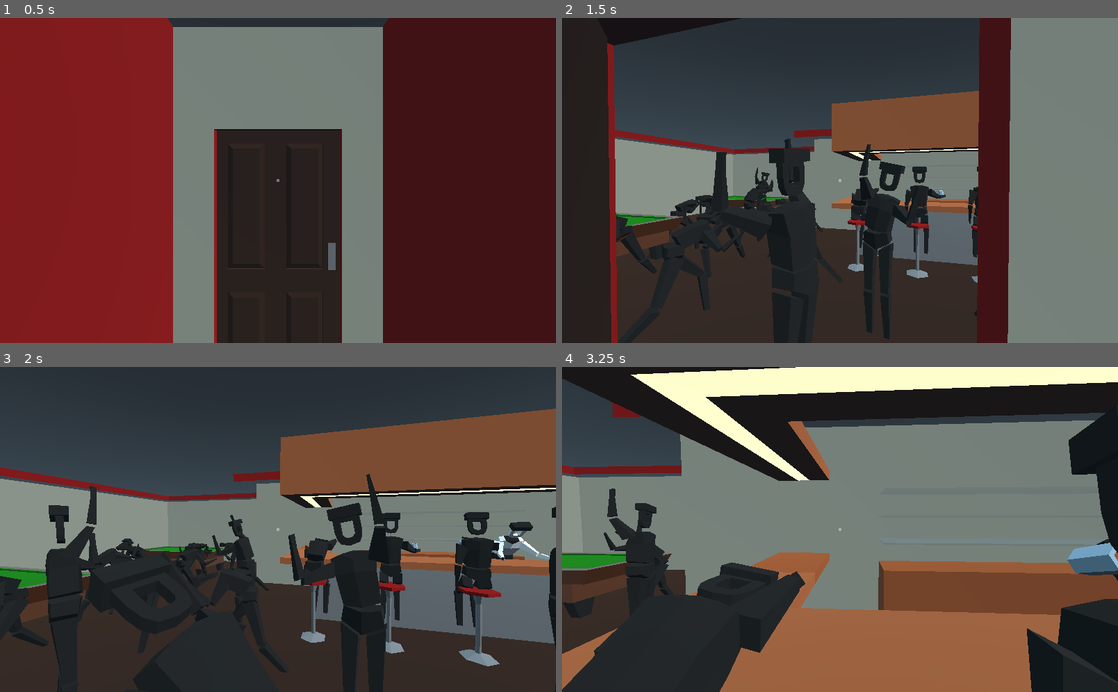
Above: before the commit, frames 1-4 (two rows, left to right).
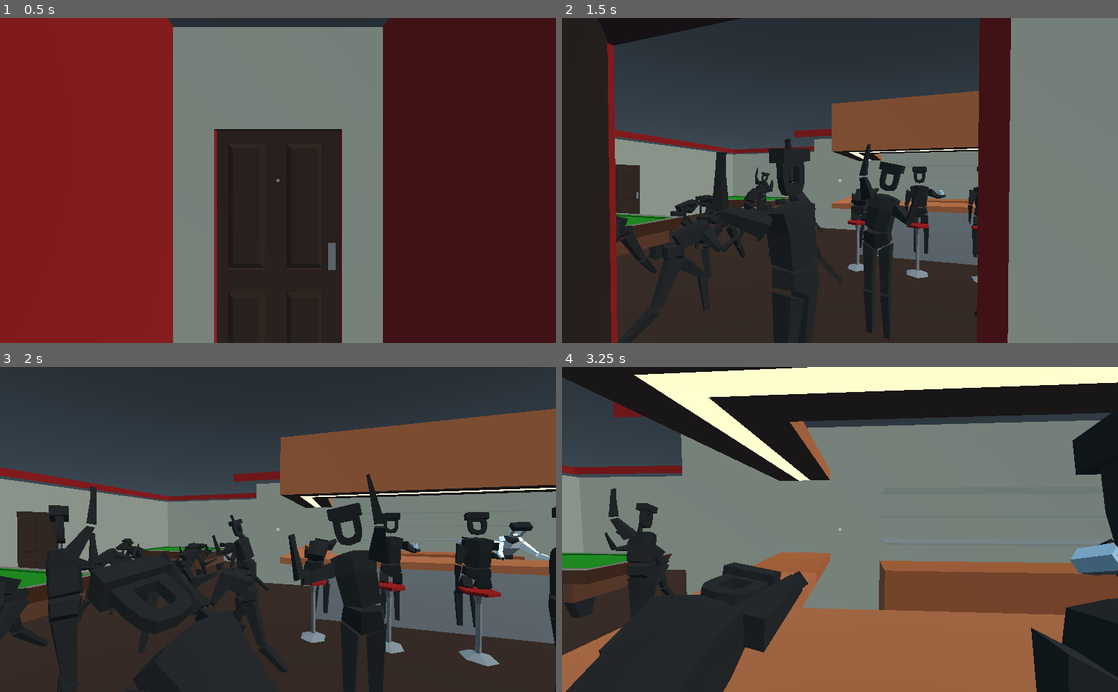
Above: after the commit, the same moments.

Repository: Eptwalabha/ld47
Game: Godot game, scene res://scenes/Game.tscn
Same seed, same stepped clock (60 frames per second), same inputs: the game is played once before the commit and once after it. Sound files missing from this copy of the repository are replaced by a short silence.
Inputs (mouse positions are in pixels of both pictures, inside the frame that each line leads up to):
- Up to frame 1 (0.5 s): no input
- Up to frame 2 (1.5 s): tap Enter at 0.5 s; move the mouse to (867, 180) at 0.52 s; hold W (move_forward) from 0.53 s (still down); tap E (context_action) at 0.6, 1.35 s; move the mouse to (812, 180) at 1.27 s
- Up to frame 3 (2 s): keep holding W (move_forward)
- Up to frame 4 (3.25 s): keep holding W (move_forward); move the mouse to (851, 523) at 2.02 s; tap E (context_action) at 2.1, 2.85 s; move the mouse to (834, 536) at 2.77 s

Frame 1 is identical in both runs. In frame 2, 0.7% of the frame differs, in the area x 9-71%, y 41-61%; in frame 3, 1.1%; in frame 4, 2.4%, in the area x 0-100%, y 0-100%.

Commit message:
fix drinking event not trigged properly

Diff:
--- a/autoload.gd
+++ b/autoload.gd
@@ -15,6 +15,7 @@
 
 var drink_delay := 5.0
 var flat_level := 0
+var drinking := false
 var phone_picked_up := false
 var friend_intro_bar := false
 var friend_wants_to_go_home := false
@@ -30,6 +31,7 @@
 			phone_picked_up = false
 			flat_level = 0
 		LEVEL.BAR:
+			drinking = false
 			friend_intro_bar = false
 			friend_wants_to_go_home = false
 			door_found = false
--- a/project.godot
+++ b/project.godot
@@ -173,6 +173,11 @@
 "class": "Road",
 "language": "GDScript",
 "path": "res://scenes/location/Road.gd"
+}, {
+"base": "Spatial",
+"class": "StartChapter",
+"language": "GDScript",
+"path": "res://scenes/location/StartChapter.gd"
 }, {
 "base": "Area",
 "class": "TPTrigger",
@@ -243,6 +248,7 @@
 "PlayerStateMoveThrough": "",
 "RestroomLocation": "",
 "Road": "",
+"StartChapter": "",
 "TPTrigger": "",
 "TurnTrigger": "",
 "UI": "",
--- a/scenes/Game.gd
+++ b/scenes/Game.gd
@@ -3,16 +3,15 @@
 
 onready var current_player : Player = $Player/Player as Player
 onready var ui := $UI as UI
-onready var player_states = {
+onready var player_states := {
 	'move': $GameStates/FPS,
 	'dialog': $GameStates/Dialog,
 	'move-through': $GameStates/MoveThrough,
 	'animation': $GameStates/Animation,
 }
-onready var timer := $Timer as Timer
-
-var current_state = 'move'
-
+
+var current_state := 'move'
+var next_drinking := 0.0
 var triggers := {}
 
 func _ready() -> void:
@@ -48,6 +47,10 @@
 	player_states[current_state].process(delta)
 	_check_triggers_orientation()
 	_trigger_hint()
+	if Data.drinking and current_state == 'move':
+		next_drinking -= delta
+		if next_drinking <= 0:
+			drink()
 
 func _input(event: InputEvent) -> void:
 	player_states[current_state].input(event)
@@ -110,18 +113,26 @@
 
 func _on_Appartment_tp_exited(trigger) -> void:
 	if triggers.has(trigger.id):
+		# warning-ignore:return_value_discarded
 		triggers.erase(trigger.id)
 
 func _on_dialog_triggered(dialog_trigger: DialogTriggerArea) -> void:
 	var dialog_id = dialog_trigger.id
 	match dialog_id:
 		"bar/friend":
-			dialog_id = "bar/friend_1"
 			if not Data.friend_intro_bar:
+				dialog_id = "bar/friend_1"
 				$Map/Bar.show_restroom()
+			elif not Data.friend_wants_to_go_home:
+				dialog_id = "bar/friend_2"
+			else:
+				dialog_id = "bar/friend_3"
+				if not Data.valve_found:
+					$Map/Bar.enable_item($Map/Bar.ITEMS.VALVE, true)
+		"bar/bartender":
+			pass
 		_:
-			pass
-	print("request dialog %s" % dialog_id)
+			print("request dialog %s" % dialog_id)
 	display_dialog(dialog_id)
 
 func _on_Bar_door_interacted_with(door) -> void:
@@ -131,7 +142,7 @@
 	move_through(window_trigger)
 	window_trigger.through()
 
-func _on_PlayerState_ended(state_name: String) -> void:
+func _on_PlayerState_ended(_state_name: String) -> void:
 	change_player_state('move')
 
 func change_player_state(new_state: String) -> void:
@@ -161,23 +172,29 @@
 			Data.phone_picked_up = true
 			current_player.hangup_phone()
 		'bar/friend_1':
-			if not Data.friend_intro_bar:
-				Data.friend_intro_bar = true
-				drink()
-				return
+			Data.friend_intro_bar = true
+			Data.drinking = true
+			$Map/Bar.enable_dialog($Map/Bar.CHARACTERS.BARTENDER, true)
+			drink()
+			return
+		'bar/friend_2':
+			Data.friend_wants_to_go_home = true
 		_:
 			print("dialog %s" % dialog_id)
 	change_player_state(next_state)
 
 func drink() -> void:
+	next_drinking = Data.drink_delay
+	current_player.force_move_to($Map/Bar.drink)
 	change_player_state('animation')
-	current_player.force_move_to($Map/Bar.drink)
 	current_player.drink()
 
 func _on_Player_drink_ended() -> void:
 	change_player_state('move')
-	if Data.friend_intro_bar and not Data.valve_found:
-		timer.start(Data.drink_delay)
-
-func _on_Timer_timeout() -> void:
-	drink()
+
+func _on_Bar_item_picked_up(item) -> void:
+	match item.id:
+		'valve':
+			Data.valve_found = true
+			$Map/Bar.enable_item($Map/Bar.ITEMS.VALVE, false)
+			Data.drinking = false
--- a/scenes/Game.tscn
+++ b/scenes/Game.tscn
@@ -29,6 +29,8 @@
 [ext_resource path="res://default_env.tres" type="Environment" id=27]
 [ext_resource path="res://scenes/props/Phone.tscn" type="PackedScene" id=28]
 [ext_resource path="res://scenes/core/player_states/PlayerStateAnimation.gd" type="Script" id=29]
+[ext_resource path="res://scenes/location/StartChapter.tscn" type="PackedScene" id=30]
+[ext_resource path="res://scenes/props/Valve.tscn" type="PackedScene" id=31]
 
 [sub_resource type="BoxShape" id=1]
 extents = Vector3( 1.02594, 0.91001, 1.07202 )
@@ -36,9 +38,6 @@
 [sub_resource type="BoxShape" id=2]
 extents = Vector3( 1.11876, 0.562466, 0.02 )
 
-[sub_resource type="PrismMesh" id=3]
-size = Vector3( 0.1, 0.5, 0.1 )
-
 [node name="Game" type="Spatial"]
 script = ExtResource( 18 )
 
@@ -47,6 +46,7 @@
 [node name="Map" type="Spatial" parent="."]
 
 [node name="Flat" type="Spatial" parent="Map"]
+visible = false
 script = ExtResource( 17 )
 
 [node name="Appartment" parent="Map/Flat" instance=ExtResource( 7 )]
@@ -136,6 +136,9 @@
 transform = Transform( 1, 0, 0, 0, 1, 0, 0, 0, 1, 1.06281, 1.06188, 0.230944 )
 id = "flat/plant"
 
+[node name="StartPoint" parent="Map/Flat" instance=ExtResource( 30 )]
+transform = Transform( -4.37114e-08, 0, 1, 0, 1, 0, -1, 0, -4.37114e-08, 0.4, 0, 2 )
+
 [node name="Bar" type="Spatial" parent="Map"]
 transform = Transform( 1, 0, 0, 0, 1, 0, 0, 0, 1, -18, 0, 0 )
 script = ExtResource( 16 )
@@ -170,10 +173,18 @@
 [node name="RestroomLocationReverse" parent="Map/Bar" instance=ExtResource( 3 )]
 transform = Transform( 1, 0, 0, 0, 1, 0, 0, 0, -1, 0, 0, 0 )
 
+[node name="Valve" parent="Map/Bar" instance=ExtResource( 31 )]
+transform = Transform( 1.91069e-15, 4.37114e-08, -1, 1, -4.37114e-08, 0, -4.37114e-08, -1, -4.37114e-08, 3.30344, 1.56921, 3.55222 )
+
 [node name="Pivot" type="Spatial" parent="Map/Bar"]
 
 [node name="Door" parent="Map/Bar/Pivot" instance=ExtResource( 1 )]
 transform = Transform( 1, 0, 0, 0, 1, 0, 0, 0, 1, -0.5, 0, -3.9 )
+id = "bar/door/bar"
+max_angle = -95
+
+[node name="Door2" parent="Map/Bar/Pivot" instance=ExtResource( 1 )]
+transform = Transform( -4.37114e-08, 0, 1, 0, 1, 0, -1, 0, -4.37114e-08, -8.30963, -9.53674e-07, -8.23337 )
 id = "bar/door/bar"
 max_angle = -95
 
@@ -328,13 +339,7 @@
 transform = Transform( -0.128345, 0, -0.99173, 0, 1, 0, 0.99173, 0, -0.128345, 5.56417, 0.0166468, -9.0717 )
 default = "sit-stool-drink"
 
-[node name="Start" type="Spatial" parent="Map/Bar"]
-transform = Transform( 1, 0, 0, 0, 1, 0, 0, 0, 1, 0, 0, -2 )
-
-[node name="MeshInstance" type="MeshInstance" parent="Map/Bar/Start"]
-transform = Transform( 1, 0, 0, 0, -4.37114e-08, 1, 0, -1, -4.37114e-08, 0, 1, -0.25 )
-mesh = SubResource( 3 )
-material/0 = null
+[node name="StartPoint" parent="Map/Bar" instance=ExtResource( 30 )]
 
 [node name="Player" type="Spatial" parent="."]
 
@@ -364,8 +369,6 @@
 
 [node name="WorldEnvironment" type="WorldEnvironment" parent="."]
 environment = ExtResource( 27 )
-
-[node name="Timer" type="Timer" parent="."]
 [connection signal="dialog_triggered" from="Map/Flat" to="." method="_on_dialog_triggered"]
 [connection signal="door_interacted_with" from="Map/Flat" to="." method="_on_Appartment_door_interacted_with"]
 [connection signal="phone_picked_up" from="Map/Flat" to="." method="_on_Flat_phone_picked_up"]
@@ -376,14 +379,16 @@
 [connection signal="interacted_with" from="Map/Flat/Door" to="Map/Flat" method="_on_Door_interacted_with"]
 [connection signal="dialog_triggered" from="Map/Bar" to="." method="_on_dialog_triggered"]
 [connection signal="door_interacted_with" from="Map/Bar" to="." method="_on_Bar_door_interacted_with"]
+[connection signal="item_picked_up" from="Map/Bar" to="." method="_on_Bar_item_picked_up"]
 [connection signal="window_triggered" from="Map/Bar" to="." method="_on_window_triggered"]
 [connection signal="went_through" from="Map/Bar/RestroomLocation/WindowGirl" to="Map/Bar" method="_on_ToiletWindow_went_through"]
 [connection signal="went_through" from="Map/Bar/RestroomLocation/WindowBoy" to="Map/Bar" method="_on_ToiletWindow_went_through"]
+[connection signal="picked_up" from="Map/Bar/Valve" to="Map/Bar" method="_on_Valve_picked_up"]
 [connection signal="interacted_with" from="Map/Bar/Pivot/Door" to="Map/Bar" method="_on_Door_interacted_with"]
+[connection signal="interacted_with" from="Map/Bar/Pivot/Door2" to="Map/Bar" method="_on_Door_interacted_with"]
 [connection signal="drink_ended" from="Player/Player" to="." method="_on_Player_drink_ended"]
 [connection signal="context_action_pressed" from="GameStates/FPS" to="." method="_on_FPS_context_action_pressed"]
 [connection signal="dialog_ended" from="GameStates/Dialog" to="." method="_on_Dialog_dialog_ended"]
-[connection signal="timeout" from="Timer" to="." method="_on_Timer_timeout"]
 
 [editable path="Map/Flat/BackStreetBuilding/BarCorridor/TPTrigger"]
 
--- a/scenes/Player.gd
+++ b/scenes/Player.gd
@@ -101,6 +101,8 @@
 
 func force_move_to(spatial: Spatial) -> void:
 	global_transform.origin = spatial.global_transform.origin
+	print("eul: %s" % spatial.global_transform.basis.get_euler())
+	rotation = spatial.global_transform.basis.get_euler()
 	head.rotation = Vector3.ZERO
 	camera.rotation = Vector3.ZERO
 	camera_angle = 0
--- a/scenes/Player.tscn
+++ b/scenes/Player.tscn
@@ -1,9 +1,10 @@
-[gd_scene load_steps=10 format=2]
+[gd_scene load_steps=11 format=2]
 
 [ext_resource path="res://scenes/Player.gd" type="Script" id=1]
 [ext_resource path="res://scenes/props/bar/Glass.tscn" type="PackedScene" id=2]
 [ext_resource path="res://assets/sounds/glup.ogg" type="AudioStream" id=3]
 [ext_resource path="res://assets/models/story/phone.glb" type="PackedScene" id=4]
+[ext_resource path="res://scenes/core/debug/DebugPoint.tscn" type="PackedScene" id=5]
 
 [sub_resource type="RayShape" id=1]
 length = 0.3
@@ -154,3 +155,6 @@
 [node name="AudioStreamPlayer2D" type="AudioStreamPlayer2D" parent="."]
 stream = ExtResource( 3 )
 bus = "sound"
+
+[node name="DebugPoint" parent="." instance=ExtResource( 5 )]
+transform = Transform( 1, 0, 0, 0, 1, 0, 0, 0, 1, 0, 0.646199, -0.432565 )
--- a/scenes/chapters/bar/Bar.gd
+++ b/scenes/chapters/bar/Bar.gd
@@ -5,11 +5,21 @@
 signal tp_exited(trigger)
 signal dialog_triggered(dialog_trigger)
 signal window_triggered(window_trigger)
+signal item_picked_up(item)
 
 onready var pivot := $Pivot as Spatial
 onready var restroom_door := $Pivot/Door as Door
-onready var start := $Start as Spatial
+onready var start := $StartPoint as Spatial
 onready var drink := $Pivot/Bartender/Drink as Spatial
+
+enum CHARACTERS {
+	FRIEND,
+	BARTENDER,
+}
+enum ITEMS {
+	KEY,
+	VALVE,
+}
 
 func _ready() -> void:
 	for trigger in get_tree().get_nodes_in_group('bar-tp-trigger'):
@@ -29,8 +39,25 @@
 	_set_active($RestroomLocation, false)
 	_set_active($RestroomLocationReverse, false)
 	_set_active($BarStorageRoom, true)
+	enable_dialog(CHARACTERS.BARTENDER, false)
+	enable_item(ITEMS.KEY, false)
+	enable_item(ITEMS.VALVE, false)
 	pivot.scale.z = 1
 	Data.reset_game(Data.LEVEL.BAR)
+
+func enable_dialog(who: int, enable: bool) -> void:
+	match who:
+		CHARACTERS.BARTENDER:
+			$Pivot/Bartender/Dialog.set_active(enable)
+		CHARACTERS.FRIEND:
+			$Pivot/Friend/Dialog.set_active(enable)
+
+func enable_item(what: int, enable: bool) -> void:
+	match what:
+		ITEMS.VALVE:
+			$Valve.set_active(enable)
+		_:
+			pass
 
 func _on_Door_interacted_with() -> void:
 	emit_signal("door_interacted_with", restroom_door)
@@ -50,3 +77,6 @@
 
 func is_reverted() -> bool:
 	return pivot.scale.z < 0
+
+func _on_Valve_picked_up() -> void:
+	emit_signal("item_picked_up", $Valve)
--- /dev/null
+++ b/scenes/location/StartChapter.gd
@@ -0,0 +1,6 @@
+class_name StartChapter
+extends Spatial
+
+func _ready() -> void:
+	if not Data.debug:
+		$MeshInstance.queue_free()
--- /dev/null
+++ b/scenes/location/StartChapter.tscn
@@ -0,0 +1,15 @@
+[gd_scene load_steps=3 format=2]
+
+[ext_resource path="res://scenes/location/StartChapter.gd" type="Script" id=1]
+
+[sub_resource type="PrismMesh" id=1]
+size = Vector3( 0.1, 0.5, 0.1 )
+
+[node name="Start" type="Spatial"]
+transform = Transform( 1, 0, 0, 0, 1, 0, 0, 0, 1, 0, 0, -2 )
+script = ExtResource( 1 )
+
+[node name="MeshInstance" type="MeshInstance" parent="."]
+transform = Transform( 1, 0, 0, 0, -4.37114e-08, 1, 0, -1, -4.37114e-08, 0, 1, -0.25 )
+mesh = SubResource( 1 )
+material/0 = null
--- a/scenes/props/Valve.gd
+++ b/scenes/props/Valve.gd
@@ -2,6 +2,8 @@
 extends Spatial
 
 signal picked_up
+
+var id : String = 'valve'
 
 func reset() -> void:
 	display(false)
@@ -13,3 +15,7 @@
 func _on_InteractTrigger_interacted_with() -> void:
 	emit_signal("picked_up")
 	display(false)
+
+func set_active(active) -> void:
+	visible = active
+	$InteractTrigger.set_active(active)
--- a/scenes/props/Valve.tscn
+++ b/scenes/props/Valve.tscn
@@ -4,19 +4,19 @@
 [ext_resource path="res://scenes/props/Valve.gd" type="Script" id=2]
 [ext_resource path="res://scenes/core/InteractTrigger.tscn" type="PackedScene" id=3]
 
-[sub_resource type="BoxShape" id=1]
-extents = Vector3( 0.335356, 0.253895, 0.327386 )
+[sub_resource type="CylinderShape" id=1]
+radius = 0.311773
+height = 0.0927051
 
 [node name="Valve" instance=ExtResource( 1 )]
 script = ExtResource( 2 )
 
 [node name="valve" parent="." index="0"]
-transform = Transform( 0.579726, 0.106703, -0.807795, -0.181017, 0.98348, 0, 0.79445, 0.146225, 0.589464, 0, 0.0695809, 0 )
+transform = Transform( 1, 0, 0, 0, 1, 0, 0, 0, 1, 0, 0.0608134, 0 )
 
 [node name="InteractTrigger" parent="." index="1" instance=ExtResource( 3 )]
-hover_key = "action_pick_up_key"
+transform = Transform( 1, 0, 0, 0, 1, 0, 0, 0, 1, 0, 0.0608134, 0 )
 
 [node name="CollisionShape" type="CollisionShape" parent="InteractTrigger" index="0"]
-transform = Transform( 1, 0, 0, 0, 1, 0, 0, 0, 1, 0, 0.0814462, 0 )
 shape = SubResource( 1 )
 [connection signal="interacted_with" from="InteractTrigger" to="." method="_on_InteractTrigger_interacted_with"]
Not shown: 1 places in scenes/Game.tscn that only renumber resources
